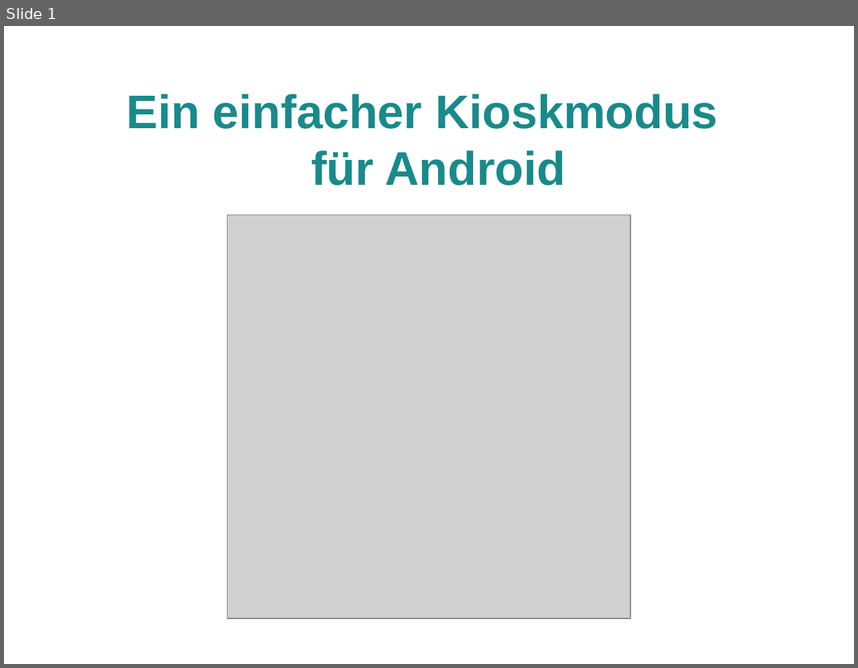
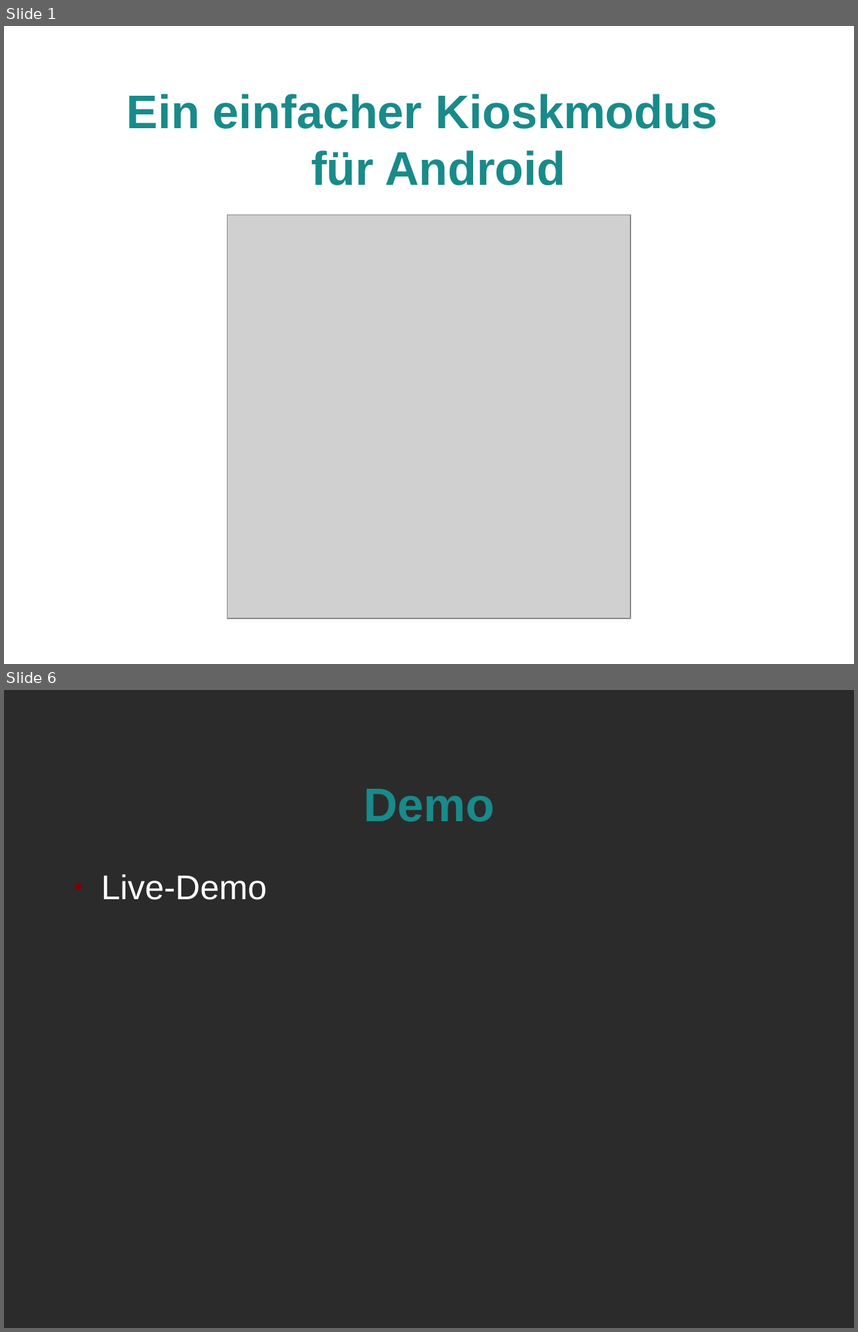
Before and after one commit to jessejin/Kiosk, a slide deck: doc/Rev1_präsi.odp. Shown one above the other, each under a label of ours: slide 1 before the commit, slides 1 and 6 after it; the slides between them are not shown. The pictures are 858x668 and 858x1332 pixels, drawn with LibreOffice and Linux fonts; fonts in the diff are those of the drawing; grey boxes stand for pictures; background and template pictures are left out; a plain dark background stands for a picture behind light text. Boxes give left, top, right and bottom in pixels: in the first picture for what was removed or moved away, otherwise in the second. Text is boxed around its words. In the diff, an @@ line names an element or a change of style, - is before the commit and + after.

```diff
--- a/doc/Rev1_präsi.odp
+++ b/doc/Rev1_präsi.odp
@@ slide 6 added at box(4, 690, 854, 1328), background picture (left out) @@
@@ title added at box(364, 789, 495, 822), 44 pt, text #198A8A, bold @@
+Demo
@@ text added at box(101, 874, 267, 900), 32 pt, text #FFFFFF @@
+● Live-Demo
```
Also in this commit, not shown: 2 slides changed, 4 other slides added, 3 slides removed.
